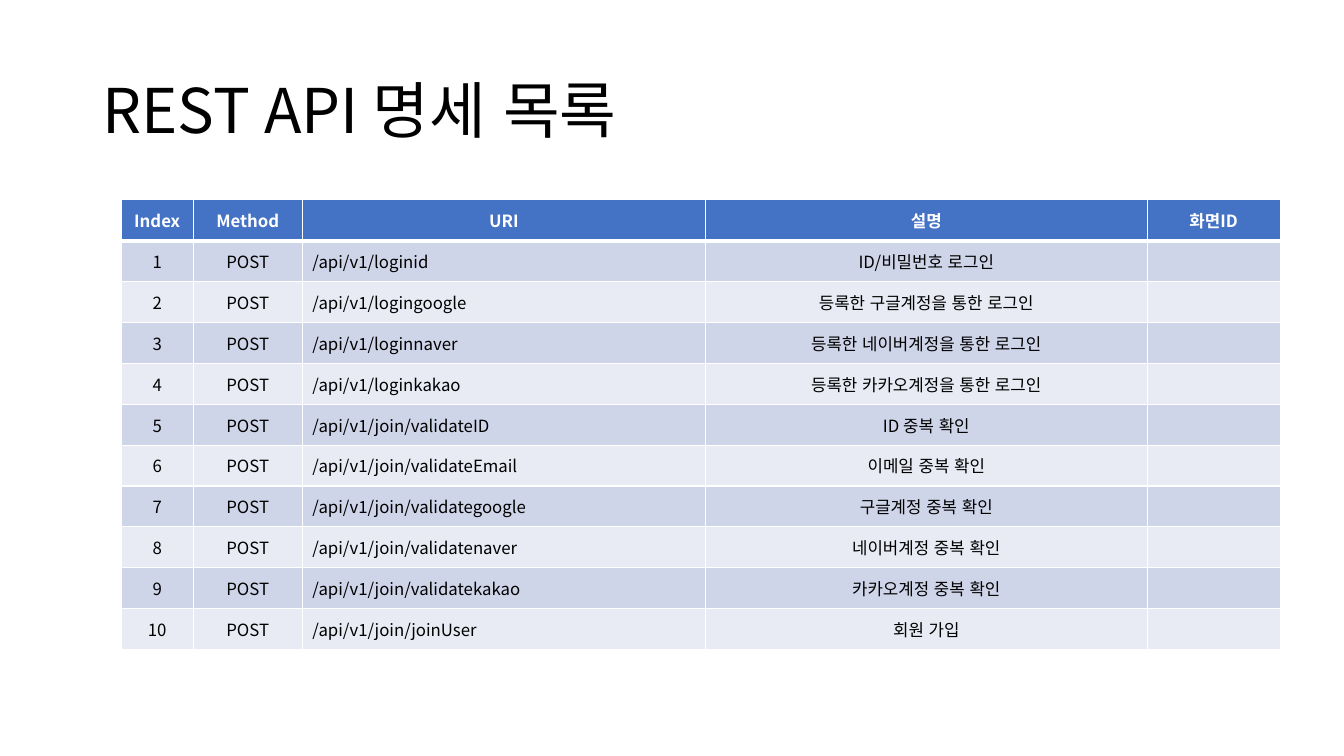
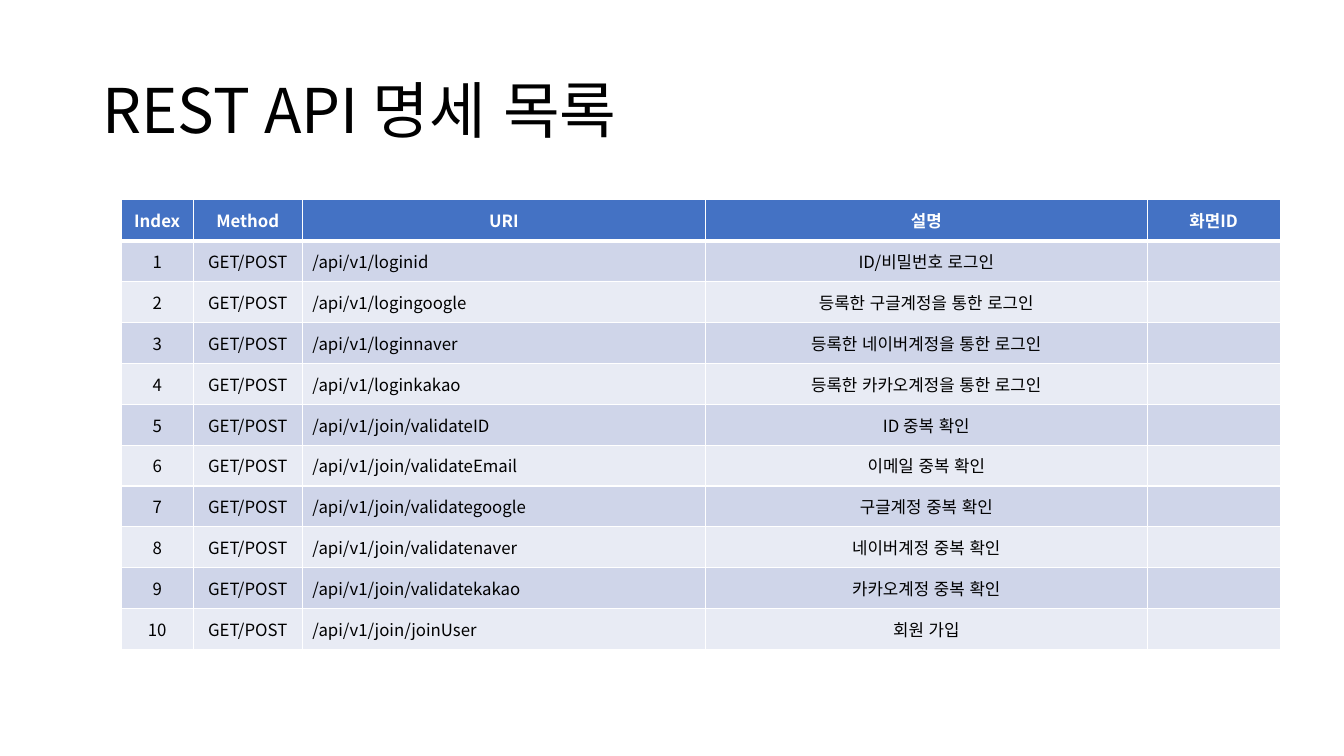
Before and after one commit to sujidaddy/workspace_miniproject, a slide deck: slide 21 of 미니프로젝트계획서제출용.pptx. Drawn at 1344x756 pixels with LibreOffice and Linux fonts; fonts in the diff are those of the drawing. Boxes give left, top, right and bottom in pixels: in the first picture for what was removed or moved away, otherwise in the second. Text is boxed around its words. In the diff, an @@ line names an element or a change of style, - is before the commit and + after.

```diff
--- a/미니프로젝트계획서제출용.pptx
+++ b/미니프로젝트계획서제출용.pptx
@@ table at (x1=121, y1=200, x2=1280, y2=649) @@
-row 2, column 2: POST
+row 2, column 2: GET/POST
-row 3, column 2: POST
+row 3, column 2: GET/POST
-row 4, column 2: POST
+row 4, column 2: GET/POST
-row 5, column 2: POST
+row 5, column 2: GET/POST
-row 6, column 2: POST
+row 6, column 2: GET/POST
-row 7, column 2: POST
+row 7, column 2: GET/POST
-row 8, column 2: POST
+row 8, column 2: GET/POST
-row 9, column 2: POST
+row 9, column 2: GET/POST
-row 10, column 2: POST
+row 10, column 2: GET/POST
-row 11, column 2: POST
+row 11, column 2: GET/POST
```
Also in this commit, not shown: 12 other files.
